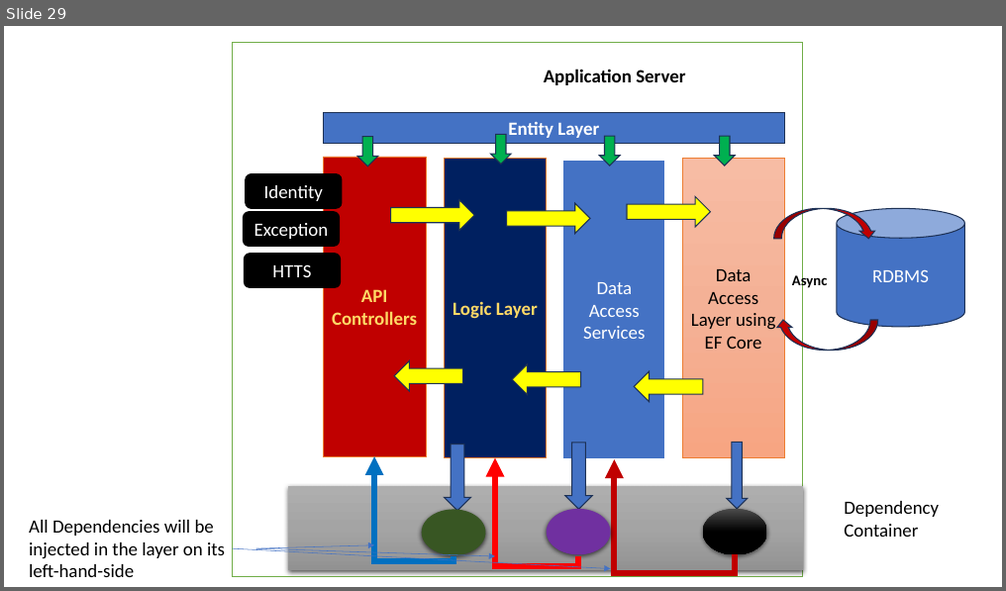
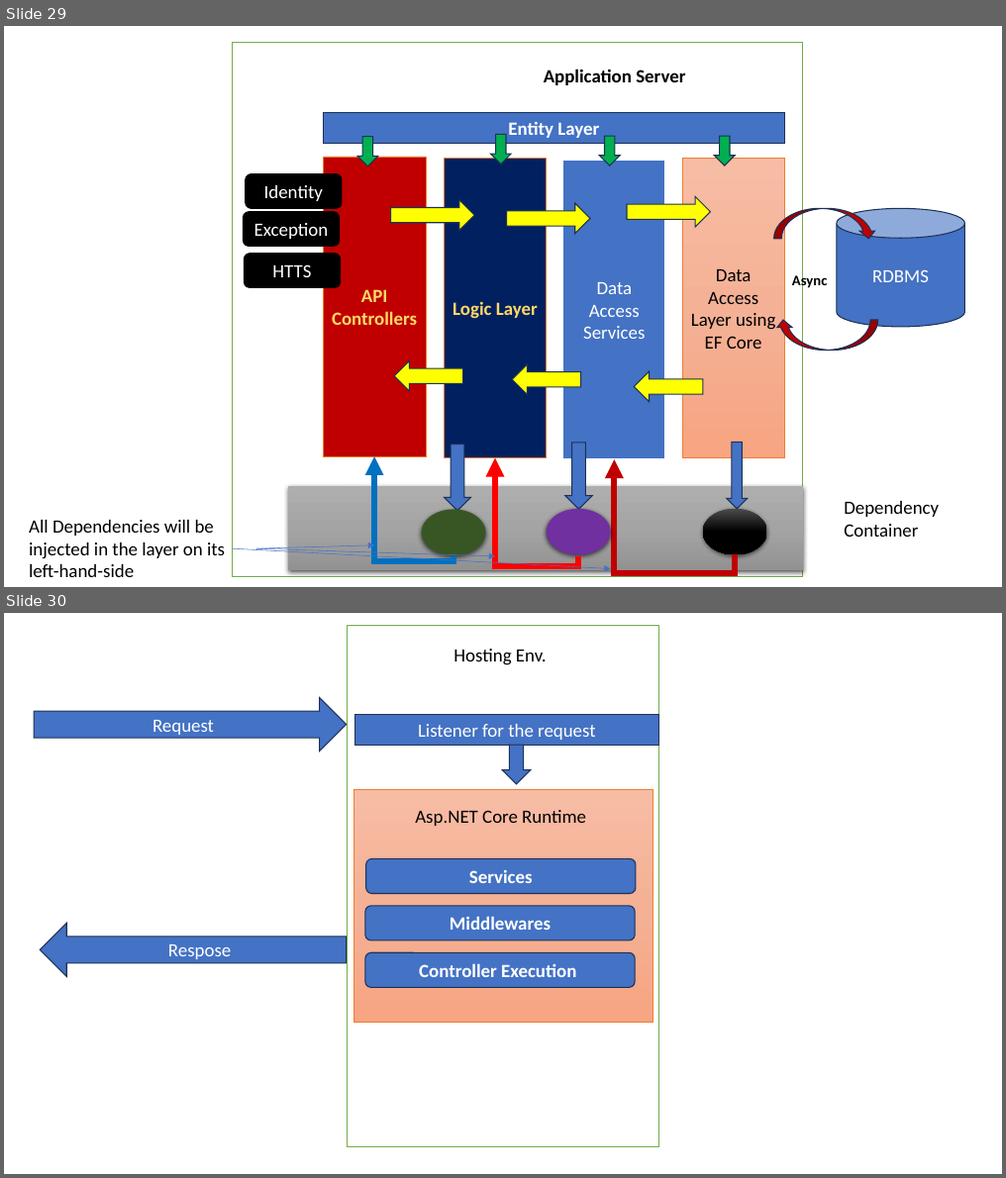
Before and after one commit to maheshsabnis/NetAppsNice, a slide deck: ppts.pptx. Shown one above the other, each under a label of ours: slide 29 before the commit, slides 29 and 30 after it. The pictures are 1006x591 and 1006x1178 pixels, drawn with LibreOffice and Linux fonts; fonts in the diff are those of the drawing. Boxes give left, top, right and bottom in pixels: in the first picture for what was removed or moved away, otherwise in the second. Text is boxed around its words. In the diff, an @@ line names an element or a change of style, - is before the commit and + after.

```diff
--- a/ppts.pptx
+++ b/ppts.pptx
@@ slide 30 added at <box>4,613,1002,1174</box>, background #FFFFFF @@
@@ rectangle added at <box>347,625,659,1148</box>, fill #FFFFFF, outline #70AD47 1 pt @@
@@ text added at <box>453,649,547,665</box>, 18 pt, text #000000 @@
+Hosting Env.
@@ right arrow added at <box>34,697,347,751</box>, fill #4472C4, outline #1E3256 1 pt, 18 pt, text #FFFFFF @@
+Request
@@ rectangle added at <box>354,715,659,745</box>, fill #4472C4, outline #1E3256 1 pt, 18 pt, text #FFFFFF @@
+Listener for the request
@@ down arrow added at <box>503,745,531,783</box>, fill #4472C4, outline #1E3256 1 pt @@
@@ rectangle added at <box>354,789,653,1023</box>, fill gradient #F7BDA5 to #F5B196 to #F8A582, outline #ED7D31 0.5 pt @@
@@ text added at <box>415,810,586,826</box>, 18 pt, text #000000 @@
+Asp.NET Core Runtime
@@ rounded rectangle added at <box>366,860,636,894</box>, fill #4472C4, outline #1E3256 1 pt, 18 pt, text #FFFFFF, bold @@
+Services
@@ rounded rectangle added at <box>365,906,635,940</box>, fill #4472C4, outline #1E3256 1 pt, 18 pt, text #FFFFFF, bold @@
+Middlewares
@@ left arrow added at <box>40,924,347,977</box>, fill #4472C4, outline #1E3256 1 pt, 18 pt, text #FFFFFF @@
+Respose
@@ rounded rectangle added at <box>365,953,635,987</box>, fill #4472C4, outline #1E3256 1 pt, 18 pt, text #FFFFFF, bold @@
+Controller Execution
```
Also in this commit, not shown: 2 other slides added, 6 other files.
